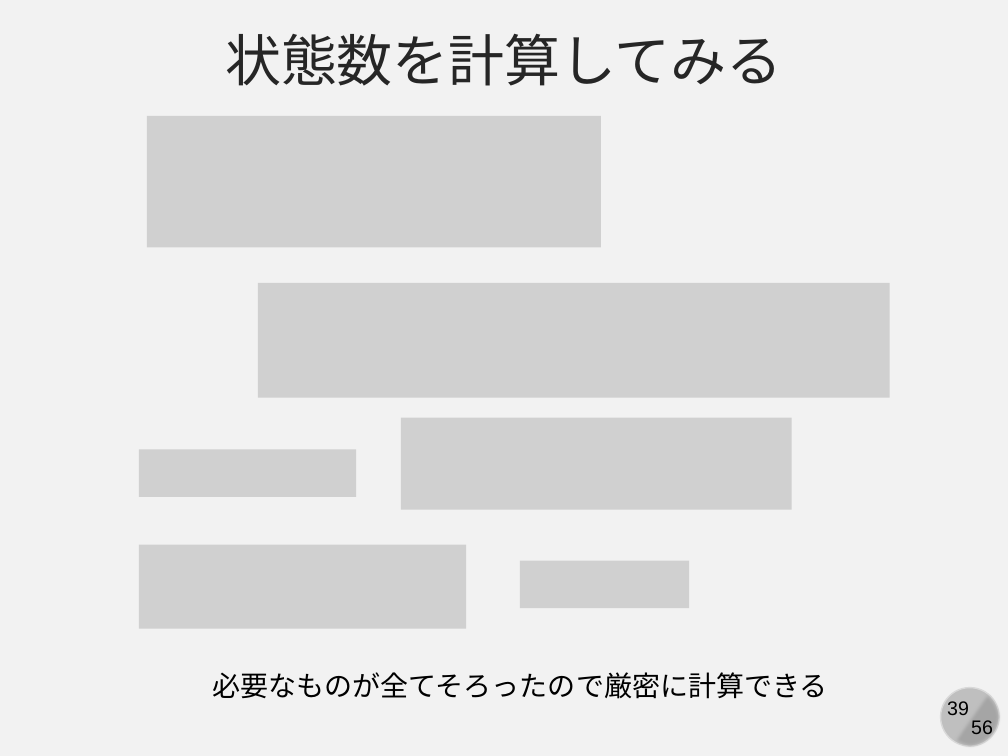
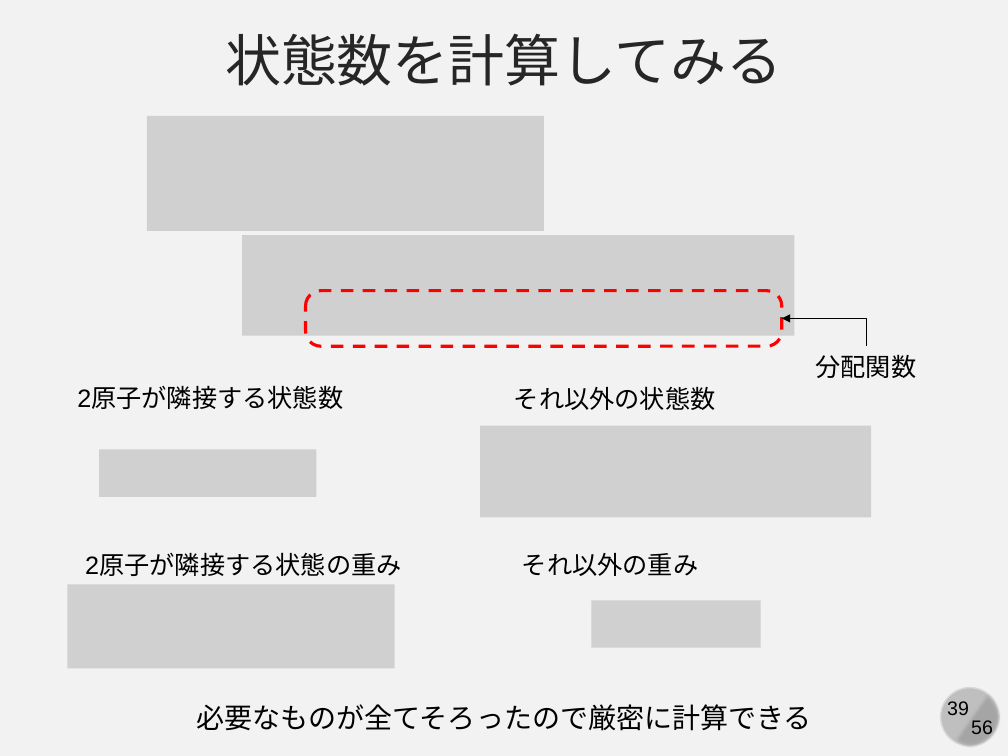
Before and after one commit to kaityo256/simulation_engineering, a slide deck: slide 39 of 02_mc_basic/simulation02.pptx. Drawn at 1008x756 pixels with LibreOffice and Linux fonts; fonts in the diff are those of the drawing; grey boxes stand for pictures. Boxes give left, top, right and bottom in pixels: in the first picture for what was removed or moved away, otherwise in the second. Text is boxed around its words. In the diff, an @@ line names an element or a change of style, - is before the commit and + after.

Commit message:
updates

```diff
--- a/02_mc_basic/simulation02.pptx
+++ b/02_mc_basic/simulation02.pptx
@@ picture: place and size @@
-picture at [147,116,601,247]
+picture at [147,116,544,231]
@@ picture: place and size @@
-picture at [258,283,890,398]
+picture at [242,235,794,336]
@@ rounded rectangle added at [305,290,781,346], outline #FF0000 2.25 pt dashed @@
@@ elbow arrow added from (867, 347) to (782, 319), #000000 0.5 pt @@
@@ text added at [816,354,917,378], 18 pt, text #000000 @@
+分配関数
@@ text added at [77,386,343,409], 18 pt, text #000000 @@
+2原子が隣接する状態数
@@ text added at [514,386,716,410], 18 pt, text #000000 @@
+それ以外の状態数
@@ picture: place and size @@
-picture at [401,417,792,509]
+picture at [480,425,871,517]
@@ picture: place and size @@
-picture at [139,450,357,497]
+picture at [99,450,317,497]
@@ text added at [85,554,401,576], 18 pt, text #000000 @@
+2原子が隣接する状態の重み
@@ picture removed at [520,560,689,608] @@
@@ text added at [522,553,698,576], 18 pt, text #000000 @@
+それ以外の重み
@@ picture: place and size @@
-picture at [139,544,467,628]
+picture at [68,585,395,668]
@@ picture added at [592,600,761,647] @@
@@ text "必要なものが全てそろったので厳密に計算できる": place and size @@
-text "必要なものが全てそろったので厳密に計算できる" at [212,672,828,699]
+text "必要なものが全てそろったので厳密に計算できる" at [196,704,812,731]
```
Also in this commit, not shown: 12 other slides changed.
